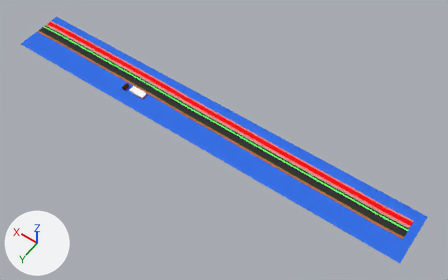
Two versions of the Blender file Assets/boardwalkLayout.blend, one commit apart.
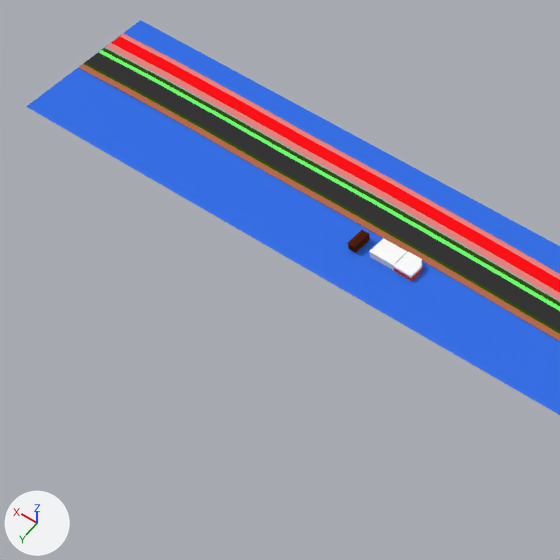
Each version appears first whole from a 50 mm lens placed at (-10.32, 14.09, 21.43), pointed at (-0.36, 0.14, -0.48), and next in a close-up on the part from 3% to 42% of the width and 4% to 67% of the height. Every picture has the same lights, and +X, +Y and +Z are marked at lower left.

Names of what the first close-up shows: 'Plane', 'SatMap', 'Street Layout'.
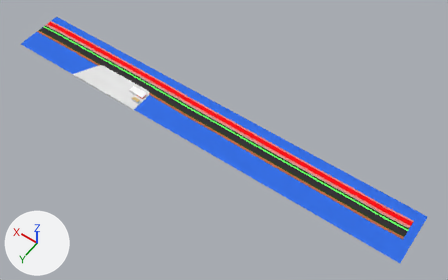
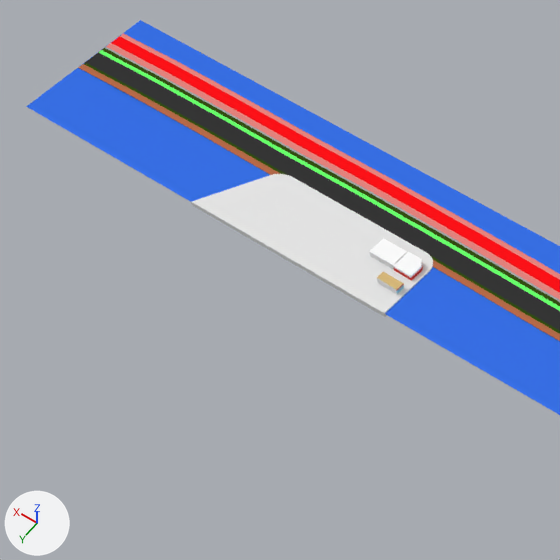
Boxes (x1, y1, x2, y2) around the edits, measured in the close-ups (560 x 560 px):
'B Block', shown
    after: (191, 174, 433, 317)
'B_Francos', added
    after: (377, 272, 404, 294)
    faces in mat_francoceiling (beige #daba7b): (377, 272, 403, 290)
'Plane', hidden
    before: (347, 230, 370, 253)

Diff of the bpy script that builds the scene:
```diff
--- a/Assets/boardwalkLayout.blend.py
+++ b/Assets/boardwalkLayout.blend.py
@@ mat_francosign @@
+mat_francosign = diffuse_material('FrancoSign')
+mat_francosign.base_color = (0.8, 0.202, 0.145)  # red #e77c6a
@@ mat_francofront @@
+mat_francofront = diffuse_material('FrancoFront')
+mat_francofront.base_color = (0.362, 0.71, 0.8)  # cyan #a2dbe7
@@ mat_francoceiling @@
+mat_francoceiling = diffuse_material('FrancoCeiling')
+mat_francoceiling.base_color = (0.698, 0.491, 0.198)  # beige #daba7b
@@ mat_francowall @@
+mat_francowall = diffuse_material('FrancoWall')
+mat_francowall.base_color = (0.8, 0.8, 0.8)  # white #e7e7e7
@@ me_plane_012 @@
+me_plane_012.from_pydata([(-0.197, -0.08, 0.012), (0.179, -0.082, 0.012), (-0.197, 0.077, 0.012), (0.18, 0.065, 0.012), (-0.197, 0.077, 0.118), (-0.197, -0.08, 0.118), (0.179, -0.082, 0.118), (0.18, 0.065, 0.118), (-0.197, 0.077, 0.143), (-0.197, -0.08, 0.143), (0.179, -0.082, 0.143), (0.18, 0.065, 0.143), (-0.209, 0.077, 0.118), (-0.209, -0.08, 0.118), (-0.209, 0.077, 0.143), (-0.209, -0.08, 0.143)], [], [(0, 2, 3, 1), (4, 5, 13, 12), (1, 3, 7, 6), (2, 0, 5, 4), (3, 2, 4, 7), (0, 1, 6, 5), (9, 10, 11, 8), (7, 4, 8, 11), (5, 6, 10, 9), (6, 7, 11, 10), (12, 13, 15, 14), (5, 9, 15, 13), (9, 8, 14, 15), (8, 4, 12, 14)])
+for i in [3]: me_plane_012.polygons[i].material_index = 1
+for i in [2, 4, 5, 7, 8, 9]: me_plane_012.polygons[i].material_index = 2
+for i in [6, 12]: me_plane_012.polygons[i].material_index = 3
+me_plane_012.materials.append(mat_francosign)  # red #e77c6a
+me_plane_012.materials.append(mat_francofront)  # cyan #a2dbe7
+me_plane_012.materials.append(mat_francowall)  # white #e7e7e7
+me_plane_012.materials.append(mat_francoceiling)  # beige #daba7b
@@ ob_plane @@
 ob_plane.location = (4.94, 0.61, 0.14)
+ob_plane.hide_viewport = True
@@ ob_b_block @@
 ob_b_block.location = (4.79, 0.84, -0.07)
-ob_b_block.hide_viewport = True
@@ ob_b_francos @@
+ob_b_francos = bpy.data.objects.new('B_Francos', me_plane_012)
+ob_b_francos.location = (4.05, 0.96, -0.02)
```
